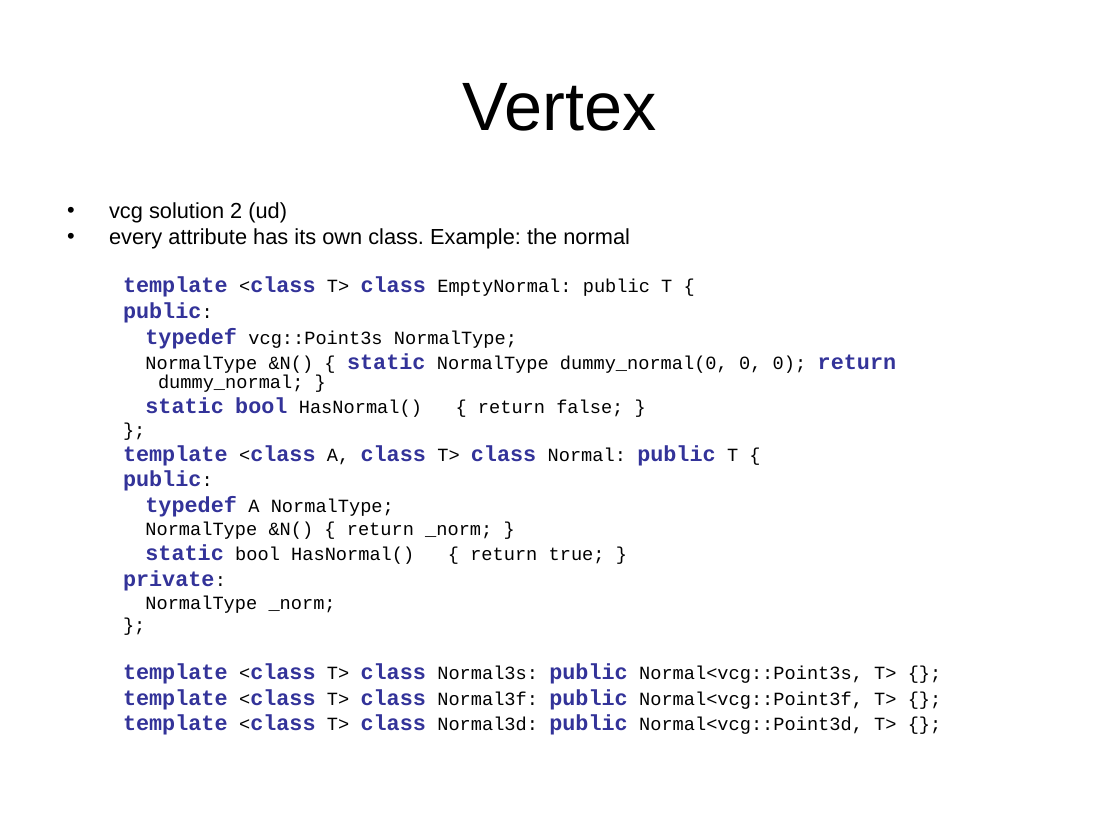
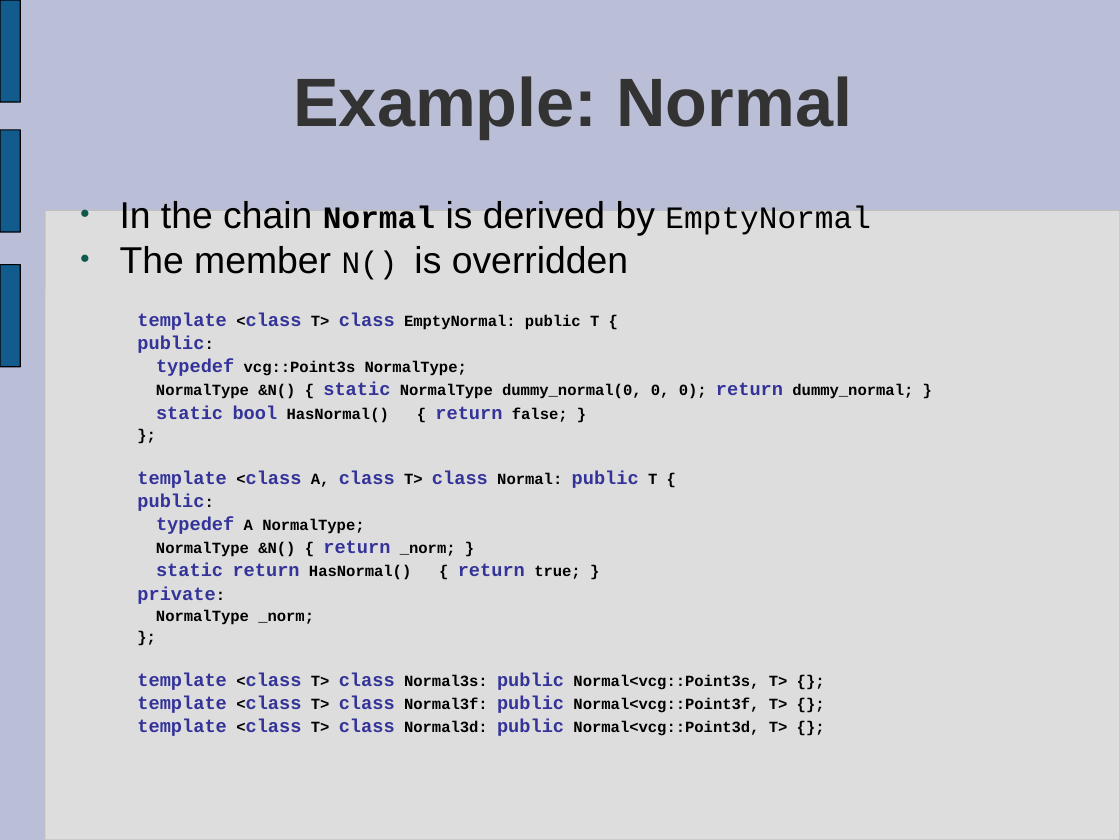
Before and after one commit to virtualritz/vcglib, a slide deck: slide 8 of docs/introduction to vcg.ppt (slide 12 before the commit). Drawn at 1120x840 pixels with LibreOffice and Linux fonts; fonts in the diff are those of the drawing. Boxes give left, top, right and bottom in pixels: in the first picture for what was removed or moved away, otherwise in the second. Text is boxed around its words. In the diff, an @@ line names an element or a change of style, - is before the commit and + after.

```diff
--- a/docs/introduction to vcg.ppt
+++ b/docs/introduction to vcg.ppt
@@ background #FFFFFF to #BABED6 @@
@@ freeform shape added at box(0, 0, 20, 102), fill #125C8D, outline #000000 0.74 pt @@
@@ title at box(293, 76, 852, 139): text changed; text colour #000000 to #333333; bold on @@
-Vertex
+Example: Normal
@@ freeform shape added at box(0, 130, 20, 232), fill #125C8D, outline #000000 0.74 pt @@
@@ text at box(120, 201, 871, 280): text changed; size 14 to 24 pt @@
-• vcg solution 2 (ud)
-• every attribute has its own class. Example: the normal
+● In the chain Normal is derived by EmptyNormal
+● The member N() is overridden
@@ rounded rectangle added at box(45, 211, 1120, 840), fill #DDDDDD, outline #C0C0C0 0.74 pt @@
@@ freeform shape added at box(0, 264, 20, 366), fill #125C8D, outline #000000 0.74 pt @@
@@ text at box(137, 313, 913, 736): size 14 to 12 pt in "template <class class", "public:", "typedef", "static return" and 8 more places; size 12 to 10 pt, bold on in "<class T> EmptyNormal: public T {", "public:", "vcg::Point3s NormalType;", "NormalType &N() { NormalType dummy_normal(0, 0, 0); ..." and 12 more places; text colour #000000 to #333399 in "return", "return"; indent changed; line spacing 0.8 to 0.61; more space between paragraphs @@
@@ text at box(156, 563, 581, 580): text changed; text colour #000000 to #333399; bold on @@
-  static bool HasNormal() { return true; }
+  static return HasNormal() { return true; }
```
Also in this commit, not shown: 12 other slides changed, 15 slides added, 18 slides removed.
